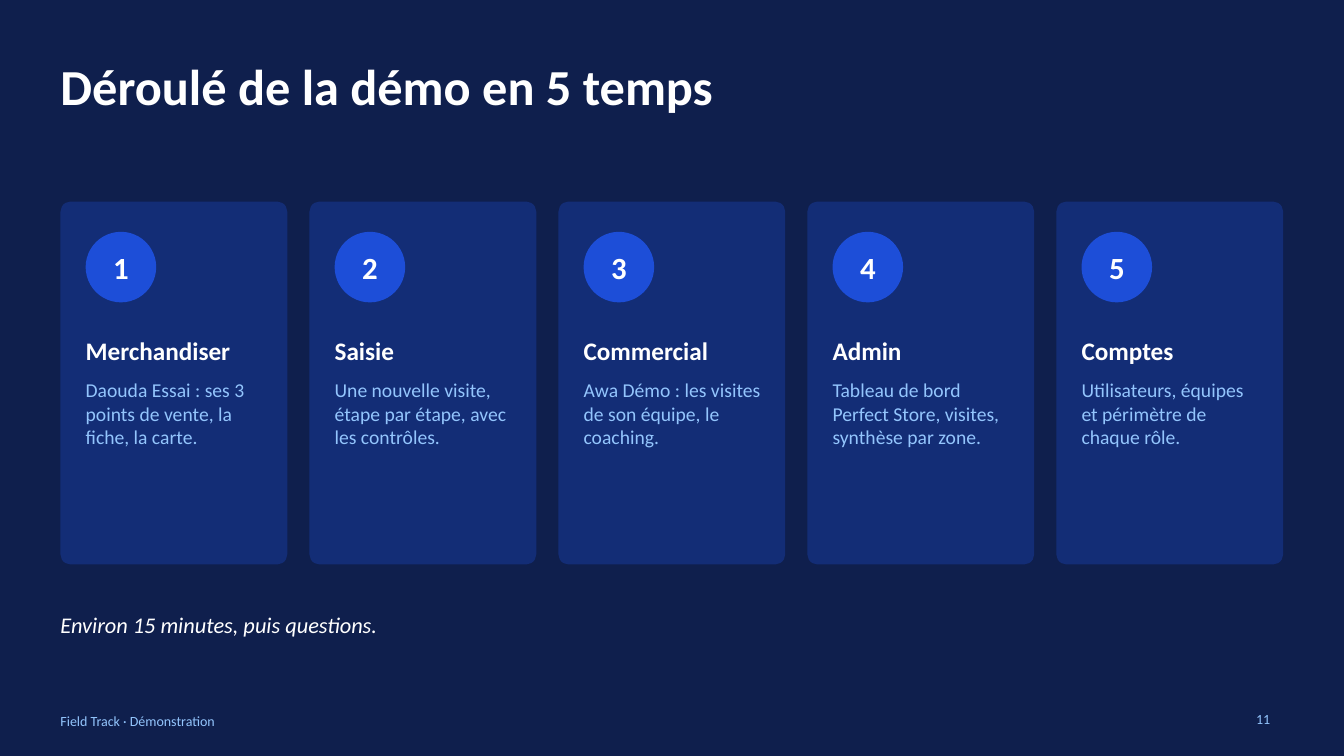
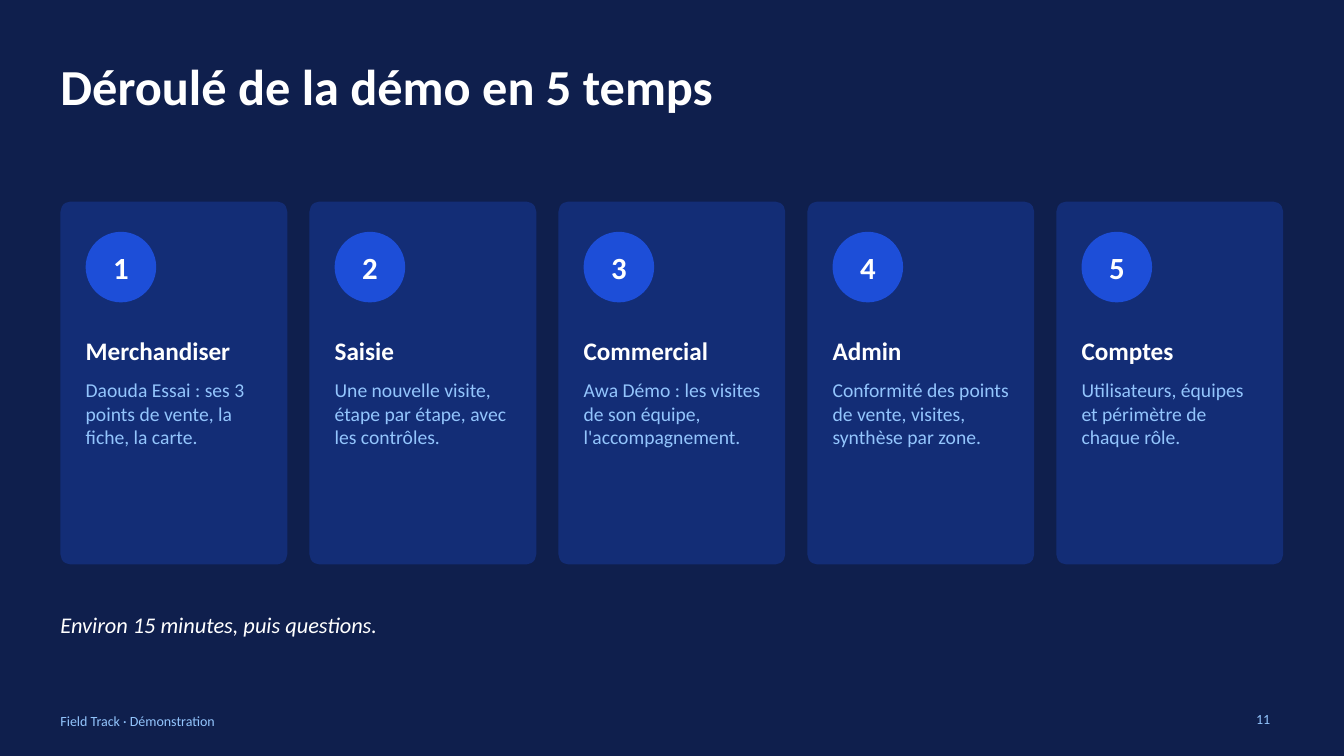
Before and after one commit to jhouedanou/frieslandv3, a slide deck: slide 11 of docs/DEMO-FIELD-TRACK.pptx. Drawn at 1344x756 pixels with LibreOffice and Linux fonts; fonts in the diff are those of the drawing. Boxes give left, top, right and bottom in pixels: in the first picture for what was removed or moved away, otherwise in the second. Text is boxed around its words. In the diff, an @@ line names an element or a change of style, - is before the commit and + after.

```diff
--- a/docs/DEMO-FIELD-TRACK.pptx
+++ b/docs/DEMO-FIELD-TRACK.pptx
@@ text at (584,383,760,448): text changed @@
-Awa Démo : les visites de son équipe, le coaching.
+Awa Démo : les visites de son équipe, l'accompagnement.
@@ text at (833,383,1009,447): text changed @@
-Tableau de bord Perfect Store, visites, synthèse par zone.
+Conformité des points de vente, visites, synthèse par zone.
```
Also in this commit, not shown: 6 other slides changed.
